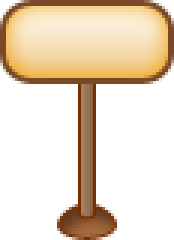
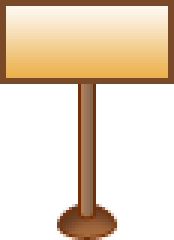
Before/after of a (174, 240) layered artwork. What changed in the layer stack:
painted on "Фигура 1" over [0, 0, 174, 84]
